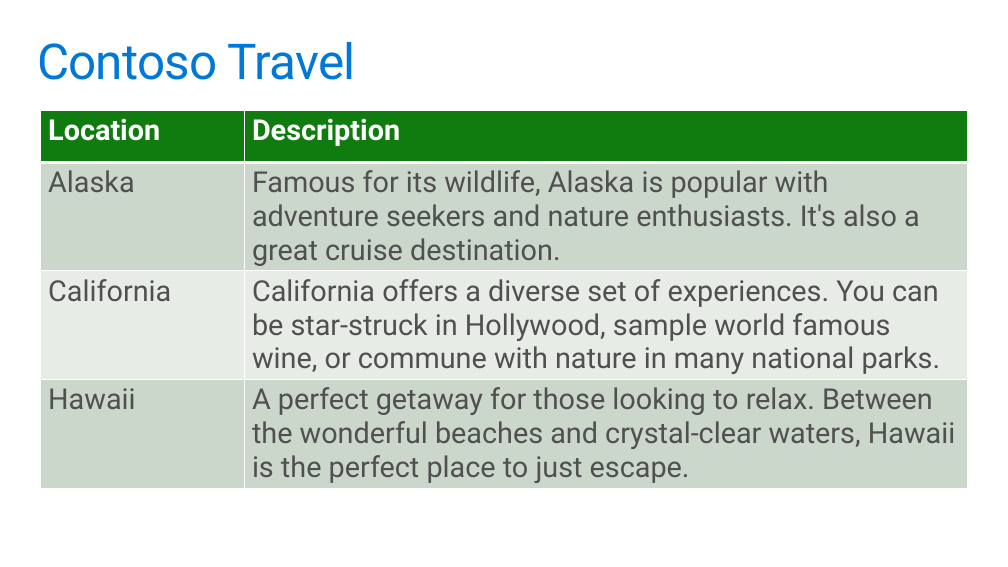
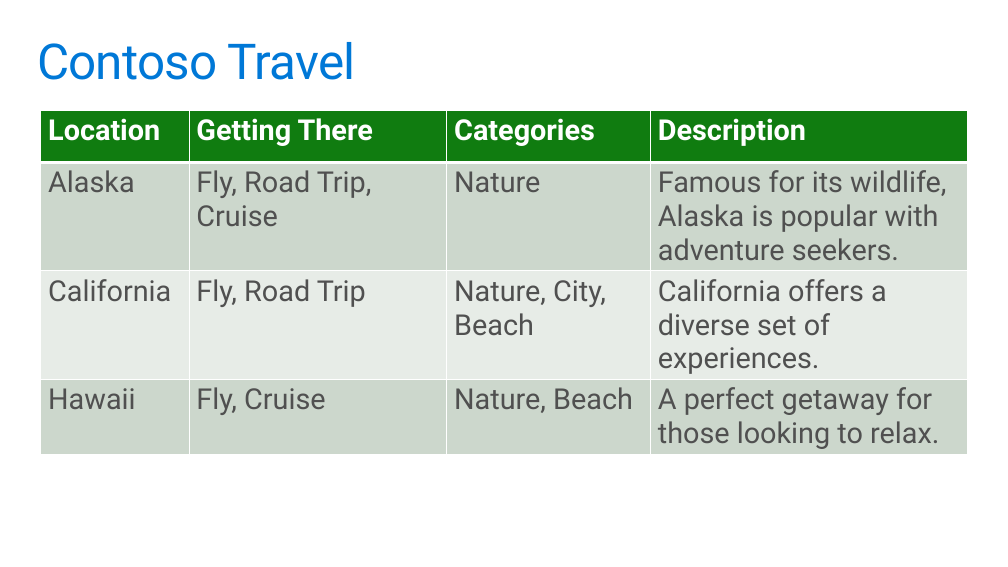
Before and after one commit to GeekTrainer/help-desk-bot-lab, a slide deck: slide 10 of Slides/4 - Knowledge base and Azure Search.pptx (slide 9 before the commit). Drawn at 1008x567 pixels with LibreOffice and Linux fonts; fonts in the diff are those of the drawing. Boxes give left, top, right and bottom in pixels: in the first picture for what was removed or moved away, otherwise in the second. Text is boxed around its words. In the diff, an @@ line names an element or a change of style, - is before the commit and + after.

Commit message:
Version 1 of deck 4

```diff
--- a/Slides/4 - Knowledge base and Azure Search.pptx
+++ b/Slides/4 - Knowledge base and Azure Search.pptx
@@ table at box(41, 110, 967, 461) @@
-column 2: Description | Famous for its wildlife, Alaska is popular with adventure seekers and nature enthusiasts. It's also a great cruise destination. | California offers a diverse set of experiences. You can be star-struck in Hollywood, sample world famous wine, or commune with nature in many national parks. | A perfect getaway for those looking to relax. Between the wonderful beaches and crystal-clear waters, Hawaii is the perfect place to just escape.
+column 2: Getting There | Fly, Road Trip, Cruise | Fly, Road Trip | Fly, Cruise
+column 3: Categories | Nature | Nature, City, Beach | Nature, Beach
+column 4: Description | Famous for its wildlife, Alaska is popular with adventure seekers. | California offers a diverse set of experiences. | A perfect getaway for those looking to relax.
```
Also in this commit, not shown: 10 other slides changed, 9 slides added, 1 slide removed.
